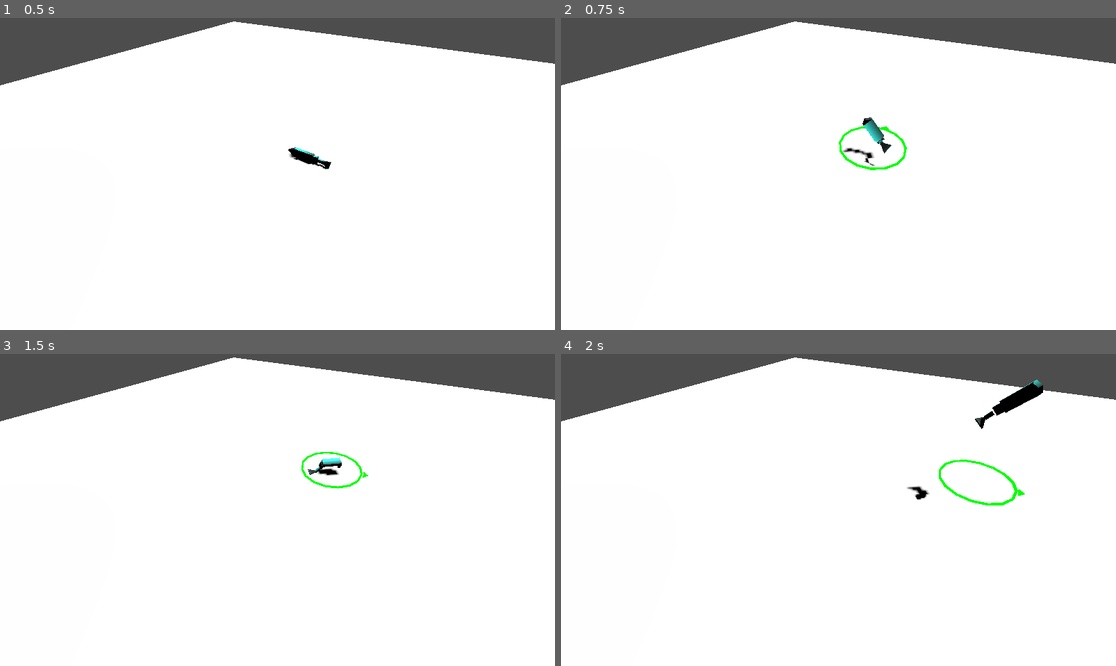
Above: before the commit, frames 1-4 (two rows, left to right).
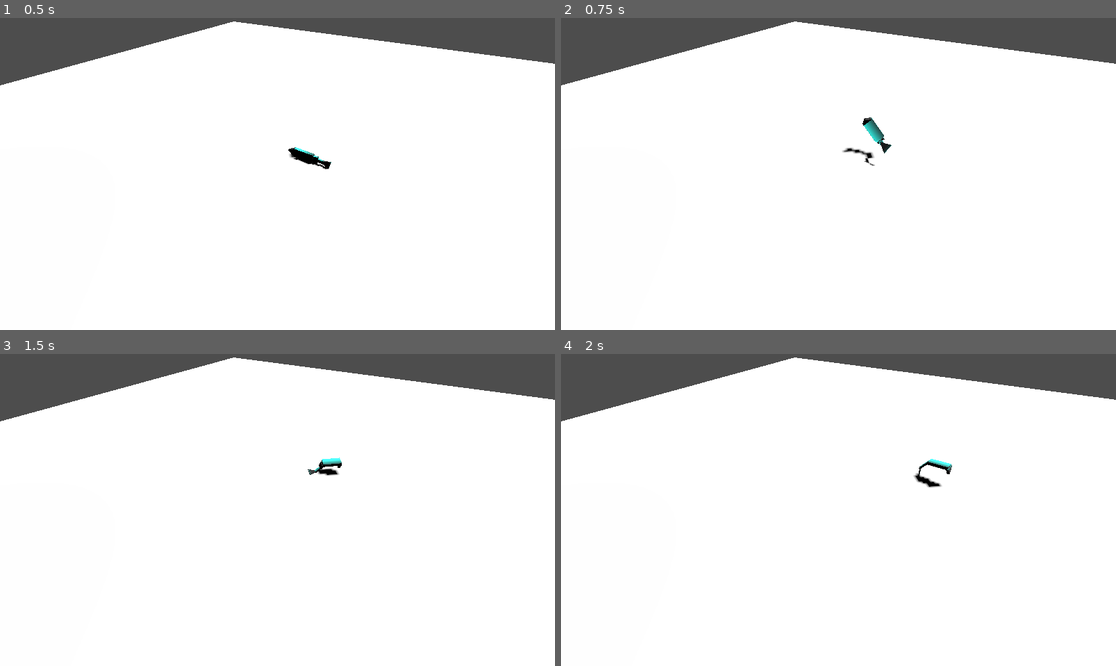
Above: after the commit, the same moments.

Repository: TatuArvela/flop
Game: Godot game, scene res://yee.tscn
Same seed, same stepped clock (60 frames per second), same inputs: the game is played once before the commit and once after it.
Inputs:
- Up to frame 1 (0.5 s): no input
- Up to frame 2 (0.75 s): tap Enter (ui_accept) at 0.5 s; hold Right (ui_right) from 0.53 s (still down); hold Enter (ui_accept) from 0.53 s (still down)
- Up to frame 3 (1.5 s): release Right (ui_right) at 1.28 s; release Enter (ui_accept) at 1.28 s; hold Down (ui_down) from 1.28 s (still down); tap Enter (ui_accept) at 1.35 s
- Up to frame 4 (2 s): keep holding Down (ui_down); tap Enter (ui_accept) at 1.52, 1.82 s

Frame 1 is identical in both runs. In frame 2, 0.2% of the frame differs, in the area x 50-63%, y 34-49%; in frame 3, 0.2%; in frame 4, 1.1%, in the area x 62-87%, y 8-49%.

Commit message:
arguably even more fluid controls

Diff:
--- a/fisu.gd
+++ b/fisu.gd
@@ -11,11 +11,23 @@
 var direction: Vector2 = Vector2.RIGHT
 var target_direction: Vector2 = Vector2.RIGHT
 
+var is_grounded: bool = false
+
+var is_charging: bool:
+	get:
+		return direction_marker.is_charging
+
+const GROUNDED_CHECK_DISTANCE: float = 0.01
+
 func _physics_process(delta: float) -> void:
+	# HACK: might do wacky things near walls lmao
+	if self.test_move(global_transform, Vector3.DOWN * GROUNDED_CHECK_DISTANCE):
+		is_grounded = true
+
 	var input_dir = Input.get_vector("ui_left", "ui_right", "ui_up", "ui_down")
 	var is_direction_input_active = input_dir.length_squared() > 0
 
-	direction_marker.visible = is_direction_input_active || direction_marker.is_charging
+	direction_marker.visible = is_grounded && (is_direction_input_active || direction_marker.is_charging)
 	direction_marker.global_position.x = body.global_position.x
 	direction_marker.global_position.z = body.global_position.z
 
@@ -33,10 +45,10 @@
 	direction_marker.global_rotation = Vector3.ZERO
 	direction_marker.global_rotation_degrees.y = rad_to_deg(new_angle)
 
-	if Input.is_action_just_pressed("ui_accept"):
+	if is_grounded && !is_charging && Input.is_action_pressed("ui_accept"):
 		direction_marker.start_charge()
 
-	if direction_marker.is_charging && Input.is_action_just_released("ui_accept"):
+	if is_charging && Input.is_action_just_released("ui_accept"):
 		var strength_percentage = direction_marker.stop_charge()
 		var min_strength = 0.5
 		var max_strength = 1.0
@@ -44,3 +56,4 @@
 
 		var jump_force_direction = Vector3(direction.x, jump_direction_y, direction.y)
 		self.apply_impulse(jump_force_direction * jump_force * strength)
+		is_grounded = false
